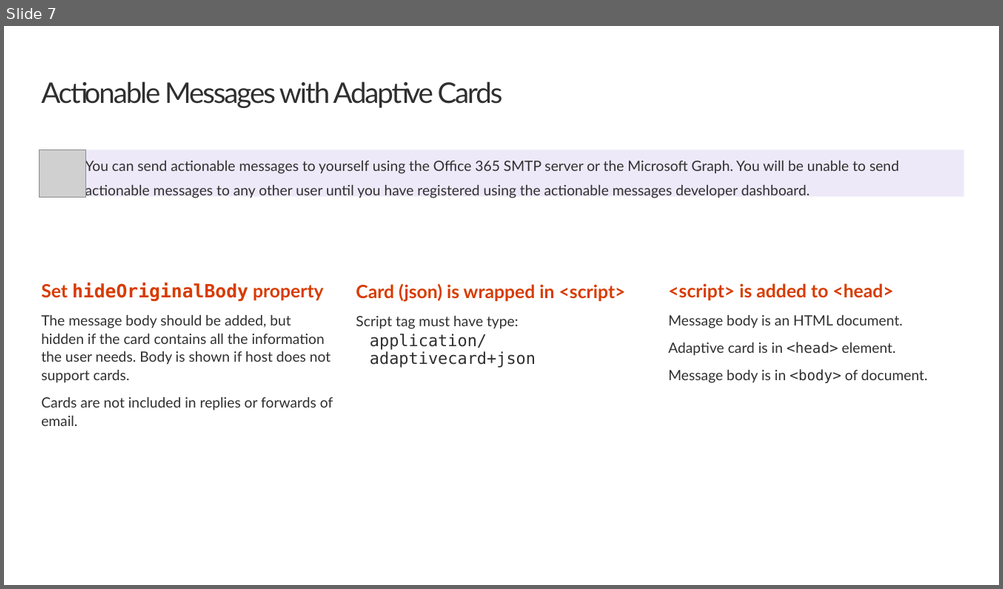
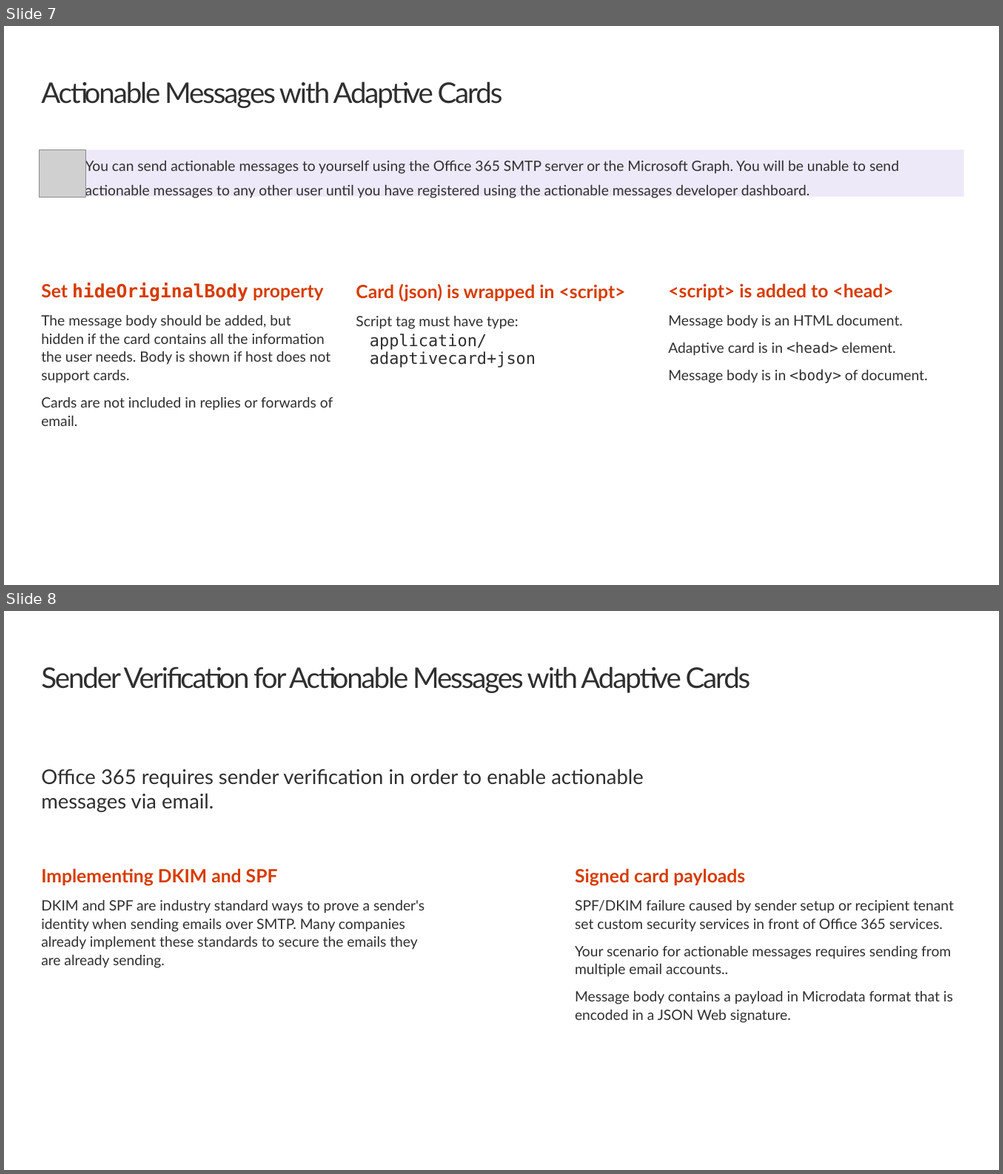
Before and after one commit to fabbbiob/TrainingContent, a slide deck: ConnectorActionableMsgs/03 Adaptive Cards/01 Adaptive Cards and Actionable Messages.pptx. Shown one above the other, each under a label of ours: slide 7 before the commit, slides 7 and 8 after it. The pictures are 1003x589 and 1003x1174 pixels, drawn with LibreOffice and Linux fonts; fonts in the diff are those of the drawing; grey boxes stand for pictures; background and template pictures are left out. Boxes give left, top, right and bottom in pixels: in the first picture for what was removed or moved away, otherwise in the second. Text is boxed around its words. In the diff, an @@ line names an element or a change of style, - is before the commit and + after.

Commit message:
Added slide for signed payload messages

```diff
--- a/ConnectorActionableMsgs/03 Adaptive Cards/01 Adaptive Cards and Actionable Messages.pptx
+++ b/ConnectorActionableMsgs/03 Adaptive Cards/01 Adaptive Cards and Actionable Messages.pptx
@@ slide 8 added at (4,611,999,1170), background #FFFFFF @@
@@ title added at (41,667,751,693), 28 pt, text #2F2F2F @@
+Sender Verification for Actionable Messages with Adaptive Cards
@@ text added at (41,769,643,812), 20 pt, text #2F2F2F @@
+Office 365 requires sender verification in order to enable actionable messages via email.
@@ text added at (41,869,424,968), 14 pt, text #2F2F2F @@
+Implementing DKIM and SPF
+DKIM and SPF are industry standard ways to prove a sender's identity when sending emails over SMTP. Many companies already implement these standards to secure the emails they are already sending.
@@ text added at (575,869,953,1023), 14 pt, text #2F2F2F @@
+Signed card payloads
+SPF/DKIM failure caused by sender setup or recipient tenant set custom security services in front of Office 365 services.
+Your scenario for actionable messages requires sending from multiple email accounts..
+Message body contains a payload in Microdata format that is encoded in a JSON Web signature.
```
